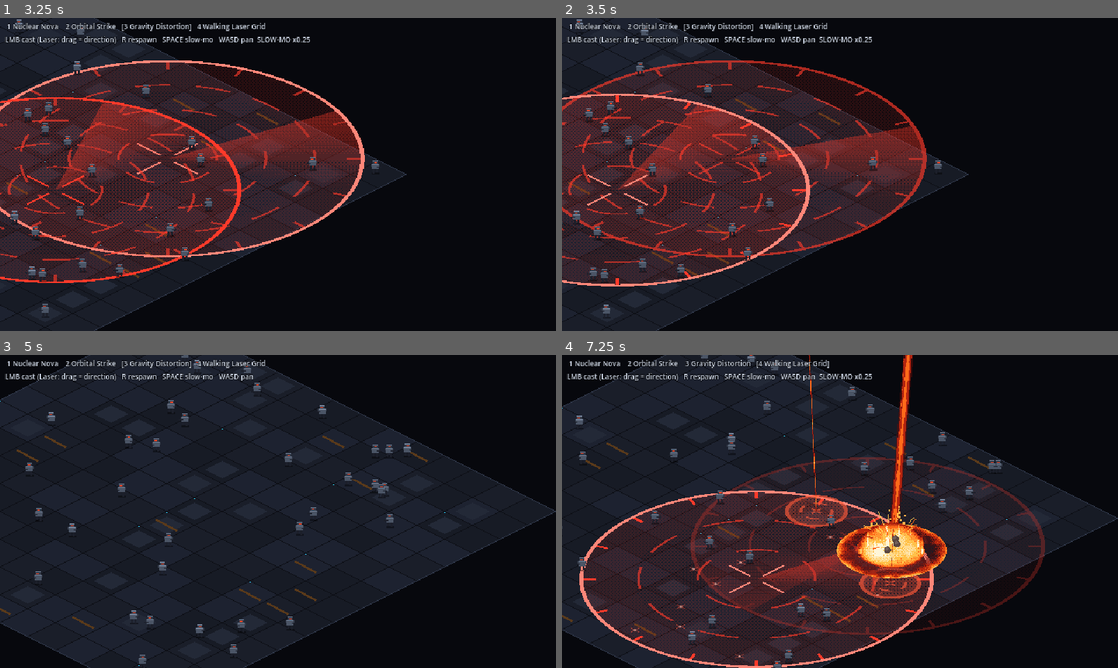
Above: before the commit, frames 1-4 (two rows, left to right).
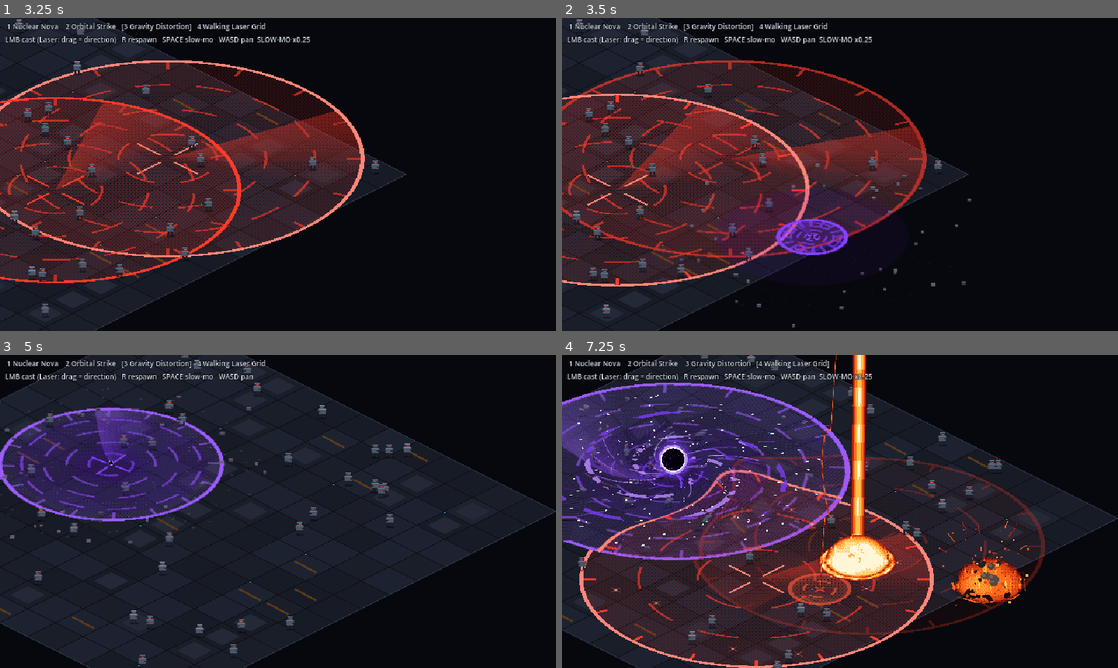
Above: after the commit, the same moments.

Repository: audoraemon/vfxProve
Game: Godot game, scene res://scenes/sandbox.tscn
Same seed, same stepped clock (60 frames per second), same inputs: the game is played once before the commit and once after it.
Inputs (mouse positions are in pixels of both pictures, inside the frame that each line leads up to):
- Up to frame 1 (3.25 s): tap Enter at 0.5 s; move the mouse to (400, 158) at 0.52 s; hold D 0.53-1.25 s; tap 1 at 0.6 s; click (400, 158) at 0.67 s; tap Space at 0.77 s; drag from (166, 190) to (250, 237) at 1.27 s; move the mouse to (333, 105) at 2.02 s; hold D 2.03-2.75 s; tap 3 at 2.1 s; drag from (250, 237) to (111, 127) at 2.77 s
- Up to frame 2 (3.5 s): no input
- Up to frame 3 (5 s): move the mouse to (444, 558) at 3.52 s; hold A 3.53-4.25 s; tap R at 3.6 s; tap Space at 3.77 s; drag from (111, 464) to (194, 433) at 4.27 s
- Up to frame 4 (7.25 s): move the mouse to (867, 511) at 5.02 s; hold S 5.03-5.75 s; tap 2 at 5.1 s; click (867, 511) at 5.17 s; drag from (756, 433) to (728, 527) at 5.77 s; move the mouse to (962, 495) at 6.52 s; hold W from 6.53 s (still down); tap 4 at 6.6 s; tap Space at 6.77 s

Frame 1 is identical in both runs. In frame 2, 8.7% of the frame differs, in the area x 13-74%, y 42-99%; in frame 3, 11%; in frame 4, 29%, in the area x 0-84%, y 0-97%.

Commit message:
feat: gravity distortion effect
Screen-texture singularity shader with swirl/pinch lensing, accretion arms
and hovering core; enemy pull, rubble vortex, implosion and warped scar.

Co-Authored-By: Claude Opus 5 <noreply@anthropic.com>

Diff:
--- /dev/null
+++ b/shaders/singularity.gdshader
@@ -0,0 +1,70 @@
+// Gravity singularity: swirls and pinches whatever is already on screen inside an iso ellipse,
+// tints it violet, adds flattened accretion arms and a hovering black core with a bright rim.
+// Quad: 2A x 2B screen px centered on the ground point.
+shader_type canvas_item;
+#include "res://shaders/common.gdshaderinc"
+
+uniform sampler2D screen_tex : hint_screen_texture, filter_nearest;
+uniform vec2 size_px = vec2(400.0, 200.0);
+uniform float strength = 0.0;
+uniform float pinch = 0.0;
+uniform float core_px = 0.0;
+uniform float arm_alpha = 0.0;
+uniform float tint = 0.6;
+uniform float rim_boost = 0.0;
+uniform float alpha = 1.0;
+
+vec2 rot(vec2 v, float a) {
+	float c = cos(a);
+	float s = sin(a);
+	return vec2(c * v.x - s * v.y, s * v.x + c * v.y);
+}
+
+void fragment() {
+	vec2 p = (UV - 0.5) * 2.0;
+	float r = length(p);
+	if (r > 1.0) discard;
+	float fall = (1.0 - r) * (1.0 - r);
+
+	// Screen-space lensing.
+	vec2 q = rot(p, strength * fall + sin(u_time * 3.0 + r * 8.0) * 0.03 * strength);
+	q *= 1.0 + pinch * (1.0 - r);
+	vec2 offset_px = (q - p) * size_px * 0.5;
+	vec3 col = texture(screen_tex, SCREEN_UV + offset_px * SCREEN_PIXEL_SIZE).rgb;
+	float t = tint * fall * alpha;
+	col = mix(col, col * vec3(0.55, 0.35, 0.9) + vec3(0.12, 0.02, 0.22), quant(t, 4.0));
+
+	// Accretion arms (flattened with the ellipse): thin, broken streaks.
+	float an = atan(p.y, p.x) / TAU;
+	float arm = fract(an * 3.0 - r * 3.5 + u_time * (0.6 + strength * 0.25));
+	float breakup = vnoise(vec2(an * 48.0 + r * 6.0, r * 22.0 - u_time * 5.0));
+	float band = step(0.88, arm) * step(0.5, breakup) * step(0.1, r) * step(r, 0.8);
+	float arm_v = band * (1.0 - r / 0.8) * arm_alpha * 1.4;
+	float aq = quant(arm_v, 3.0);
+	if (aq > 0.0) {
+		col = mix(col, aq > 0.6 ? c3.rgb : (aq > 0.3 ? c2.rgb : c1.rgb), 0.8);
+	}
+	// Sparse orbiting sparks.
+	float spark = step(0.993, hash21(floor(vec2(an * 360.0 + u_time * 8.0 * (1.2 - r), r * 70.0))));
+	col = mix(col, c4.rgb, spark * arm_alpha * step(0.15, r) * step(r, 0.9));
+
+	// Hovering core sphere (round in screen space), raised above the ground point.
+	vec2 pc = (UV - 0.5) * size_px;
+	float cr = max(core_px, 0.001);
+	float d = length(pc - vec2(0.0, -cr * 1.1)) / cr;
+	float out_a = alpha;
+	if (core_px > 0.5) {
+		float wob = (vnoise(vec2(atan(pc.y + cr * 1.1, pc.x) * 3.0, u_time * 6.0)) - 0.5) * 0.25;
+		if (d < 1.0) {
+			col = vec3(0.02, 0.0, 0.05);
+			// Faint inner speck.
+			col += c2.rgb * step(0.97, hash21(floor(pc) + floor(u_time * 8.0))) * 0.6;
+		} else if (d < 1.28 + wob + rim_boost * 0.3) {
+			col = mix(c3.rgb, c4.rgb, step(d, 1.12));
+		} else if (d < 1.9 + rim_boost * 0.5) {
+			float g = quant_d((1.9 + rim_boost * 0.5 - d) / 0.7, 2.0, FRAGCOORD.xy);
+			col = mix(col, c2.rgb, g * 0.7);
+		}
+	}
+	COLOR = vec4(col, out_a);
+}
--- a/src/fx/fx_parts.gd
+++ b/src/fx/fx_parts.gd
@@ -8,6 +8,7 @@
 const SH_BEAM := preload("res://shaders/beam_glow.gdshader")
 const SH_DECAL := preload("res://shaders/scorch_decal.gdshader")
 const SH_FOG := preload("res://shaders/fog.gdshader")
+const SH_SING := preload("res://shaders/singularity.gdshader")
 
 ## Vertical screen pixels per ground unit along a ground radius (minor ellipse axis).
 const PX_PER_UNIT_MINOR := 16.0 * sqrt(2.0)
@@ -129,6 +130,16 @@
 	return q
 
 
+## Screen-distorting singularity over a ground point, covering a ground radius.
+static func singularity(fx: FxTimeline, center: Vector2, radius: float, ramp: Array = VOID) -> QuadFx:
+	var size := Iso.radius_to_screen(radius) * 2.0
+	var q := quad(fx, SH_SING, size, fx.ctx.distort)
+	q.position = Iso.ground_to_screen(center)
+	q.set_param("size_px", size)
+	set_ramp(q, ramp)
+	return q
+
+
 static func particles(fx: FxTimeline, parent: Node, screen_pos: Vector2, shape: PixelParticles.Shape, ramp: Array) -> PixelParticles:
 	var p := PixelParticles.new()
 	p.rng.seed = fx.ctx.rng.randi()
--- /dev/null
+++ b/src/fx/gravity_distortion.gd
@@ -0,0 +1,221 @@
+extends FxTimeline
+## Gravity Distortion: field forms -> pull -> compression -> implosion -> warped scar.
+
+const RADIUS := 4.5
+const T_PULL := 0.8
+const T_COMPRESS := 3.5
+const T_IMPLODE := 4.1
+const KILL_R := 1.5
+const RUBBLE_COUNT := 36
+
+
+## Rock chunks orbiting and spiraling in, then blasted out. Simulated around the cast origin.
+class Rubble:
+	extends Node2D
+
+	const COL := [Color("4a4758"), Color("5d5a6e"), Color("3a3846")]
+	const COL_TOP := Color("76708a")
+	const COL_RIM := Color("b98cff")
+
+	var origin := Vector2.ZERO
+	var radius := 4.5
+	## 0..1 pull intensity; 0 = dormant.
+	var pull := 0.0
+	var exploded := false
+	var rng: RandomNumberGenerator
+	var chunks: Array[Dictionary] = []
+
+	func setup(count: int) -> void:
+		for i in count:
+			chunks.append(_new_chunk(rng.randf_range(radius * 0.5, radius)))
+
+	func _new_chunk(r: float) -> Dictionary:
+		return {
+			"a": rng.randf() * TAU, "r": r, "alt": rng.randf_range(0.0, 4.0), "vel": Vector2.ZERO,
+			"valt": 0.0, "w": rng.randi_range(3, 5), "h": rng.randi_range(3, 4), "c": rng.randi() % 3,
+			"life": 1.0,
+		}
+
+	func explode() -> void:
+		exploded = true
+		for c in chunks:
+			var dir := Vector2.RIGHT.rotated(c.a)
+			c.vel = Vector2(dir.x, dir.y * 0.5) * rng.randf_range(120.0, 320.0)
+			c.valt = rng.randf_range(60.0, 220.0)
+			c.pos = (Iso.ground_to_screen(origin + dir * c.r) - Iso.ground_to_screen(origin))
+			c.life = rng.randf_range(0.8, 1.5)
+
+	func _process(delta: float) -> void:
+		for c in chunks:
+			if exploded:
+				c.pos += c.vel * delta
+				c.vel *= maxf(1.0 - 1.2 * delta, 0.0)
+				c.valt -= 420.0 * delta
+				c.alt = maxf(c.alt + c.valt * delta, 0.0)
+				c.life -= delta
+			elif pull > 0.0:
+				var k: float = 1.0 - c.r / radius
+				c.a += (0.6 + 3.0 * k * k) * pull * delta
+				c.r -= (0.3 + 2.2 * k) * pull * delta
+				c.alt = move_toward(c.alt, 6.0 + 26.0 * k * pull, 30.0 * delta)
+				if c.r < 0.3:
+					var fresh := _new_chunk(radius * rng.randf_range(0.85, 1.0))
+					c.merge(fresh, true)
+		queue_redraw()
+
+	func _draw() -> void:
+		for c in chunks:
+			var at: Vector2
+			if exploded:
+				if c.life <= 0.0:
+					continue
+				at = c.pos
+			else:
+				at = Iso.ground_to_screen(origin + Vector2.RIGHT.rotated(c.a) * c.r) - Iso.ground_to_screen(origin)
+			at = (at + Vector2(0, -c.alt)).round()
+			var w: int = c.w
+			var h: int = c.h
+			draw_rect(Rect2(at.x - 1, at.y + c.alt, w, 1), Color(0, 0, 0, 0.35))
+			draw_rect(Rect2(at, Vector2(w, h)), COL[c.c])
+			draw_rect(Rect2(at, Vector2(w, 1)), COL_TOP)
+			if not exploded and pull > 0.5:
+				draw_rect(Rect2(at + Vector2(w, 1), Vector2.ONE), COL_RIM)
+
+
+var _center_px := Vector2.ZERO
+var _rings: QuadFx
+var _sing: QuadFx
+var _streaks: PixelParticles
+var _rubble: Rubble
+var _imploded := false
+var _voices: Array[Node] = []
+
+
+func _build() -> void:
+	duration = 6.6
+	_center_px = Iso.ground_to_screen(origin)
+
+	_rings = FxParts.rings(self, origin, RADIUS, Color("9a5cff"), 5, 22.0)
+	_rings.set_param("fill", 0.16)
+	_rings.set_param("pulse", 0.5)
+	_rings.tween_param("reveal", 0.0, 1.0, 0.8, 0.0, Tween.TRANS_CUBIC, Tween.EASE_OUT)
+
+	_sing = FxParts.singularity(self, origin, RADIUS)
+
+	_rubble = Rubble.new()
+	_rubble.rng = ctx.rng
+	_rubble.origin = origin
+	_rubble.radius = RADIUS
+	_rubble.position = _center_px
+	_rubble.setup(RUBBLE_COUNT)
+	track(_rubble, ctx.overhead)
+
+	_voices.append(ctx.play(&"grav_field", origin))
+	_voices.append(ctx.play(&"grav_drone", origin, -3.0))
+	at(T_PULL, _start_pull)
+	at(T_COMPRESS, func(): _voices.append(ctx.play(&"grav_compress", origin)))
+	at(T_IMPLODE, _implode)
+
+
+func _start_pull() -> void:
+	_voices.append(ctx.play(&"grav_suction", origin))
+	_streaks = FxParts.emitter(self, ctx.overhead, _center_px, PixelParticles.Shape.STREAK,
+		[Color("3b1470"), Color("7a3cf0"), Color("b98cff"), Color("f4ecff")], 70.0, T_IMPLODE - T_PULL, {
+			"radius": FxParts.particle_radius(RADIUS), "dir": PixelParticles.Dir.INWARD, "speed": Vector2(150, 260),
+			"life": Vector2(0.5, 0.9), "size": Vector2(2, 4),
+		})
+	_streaks.streak_len = 0.05
+
+
+## Piecewise-linear lookup over (time, value) keys.
+func _curve(keys: Array) -> float:
+	if t <= keys[0][0]:
+		return keys[0][1]
+	for i in range(1, keys.size()):
+		if t <= keys[i][0]:
+			var k: float = (t - keys[i - 1][0]) / (keys[i][0] - keys[i - 1][0])
+			return lerpf(keys[i - 1][1], keys[i][1], k)
+	return keys[-1][1]
+
+
+func _fx_process(delta: float) -> void:
+	if _imploded:
+		return
+	var strength := _curve([[0.0, 0.0], [T_PULL, 0.6], [T_COMPRESS, 2.4], [T_IMPLODE, 3.6]])
+	var pinch := _curve([[0.0, 0.0], [T_PULL, 0.12], [T_COMPRESS, 0.35], [T_IMPLODE, 0.65]])
+	var core := _curve([[0.0, 0.0], [T_PULL, 7.0], [T_COMPRESS, 19.0], [T_IMPLODE, 5.0]])
+	var arms := _curve([[0.0, 0.0], [T_PULL, 0.35], [T_PULL + 1.0, 1.0], [T_IMPLODE, 1.0]])
+	var compress := clampf((t - T_COMPRESS) / (T_IMPLODE - T_COMPRESS), 0.0, 1.0)
+	if compress > 0.0:
+		# Unstable flicker as the core collapses.
+		core *= 1.0 + 0.35 * sin(t * 70.0) * compress
+		_rings.set_param("reveal", lerpf(1.0, 0.3, compress * compress))
+		ctx.shake.add_trauma(0.9 * delta)
+	_sing.set_param("strength", strength)
+	_sing.set_param("pinch", pinch)
+	_sing.set_param("core_px", core)
+	_sing.set_param("arm_alpha", arms)
+	_sing.set_param("rim_boost", compress)
+
+	_rubble.pull = clampf((t - 0.3) / T_PULL, 0.0, 1.0) * (1.0 + compress)
+	if t >= T_PULL:
+		var pull_strength := _curve([[T_PULL, 0.8], [T_COMPRESS, 3.2], [T_IMPLODE, 4.2]])
+		ctx.field.pull(origin, RADIUS, pull_strength, 1.0, delta)
+
+
+func _implode() -> void:
+	_imploded = true
+	for v in _voices:
+		ctx.fade_out(v, 0.03)
+	at(T_IMPLODE + 0.08, func(): ctx.play(&"grav_implode", origin))
+	at(T_IMPLODE + 0.2, func(): ctx.play(&"grav_shimmer", origin, -4.0))
+
+	ctx.flash.call(Color(0.06, 0.0, 0.12, 0.85), 0.07)
+	at(T_IMPLODE + 0.07, func(): ctx.flash.call(Color(0.85, 0.72, 1.0, 0.9), 0.4))
+	ctx.shake.add_trauma(0.95)
+
+	_sing.queue_free()
+	_rings.tween_param("alpha", 1.0, 0.0, 0.15)
+
+	for e in ctx.field.in_radius(origin, KILL_R):
+		ctx.field.kill(e, &"gravity")
+	ctx.field.release_all()
+	ctx.field.knock_from(origin, 0.0, RADIUS + 1.0, 7.0)
+
+	var wave := FxParts.shockwave(self, origin, RADIUS, FxParts.VOID)
+	wave.set_param("thickness", 0.1)
+	wave.tween_param("progress", 0.02, 1.0, 0.6, 0.0, Tween.TRANS_EXPO, Tween.EASE_OUT)
+	wave.tween_param("fade", 1.0, 0.0, 0.35, 0.3)
+	wave.life = 0.7
+
+	var burst := FxParts.dome(self, _center_px, FxParts.PX_PER_UNIT_MAJOR * 1.5, FxParts.VOID)
+	burst.tween_param("grow", 0.1, 1.0, 0.14, 0.0, Tween.TRANS_EXPO, Tween.EASE_OUT)
+	burst.tween_param("heat", 1.3, 0.6, 0.4)
+	burst.tween_param("dissolve", 0.0, 1.0, 0.3, 0.12, Tween.TRANS_QUAD, Tween.EASE_IN)
+	burst.life = 0.45
+
+	var radial := FxParts.particles(self, ctx.overhead, _center_px, PixelParticles.Shape.STREAK, FxParts.VOID_LIFE)
+	radial.drag = 1.8
+	radial.streak_len = 0.05
+	radial.burst(150, {
+		"radius": 6.0, "dir": PixelParticles.Dir.ANGLE, "speed": Vector2(160, 460), "alt": Vector2(4, 16),
+		"life": Vector2(0.3, 0.8), "size": Vector2(2, 4),
+	})
+	_rubble.explode()
+
+	var scar := FxParts.decal(self, origin, 3.0, Color("7a3cf0"), Color("e6d4ff"), Color(0.05, 0.02, 0.09, 0.85), 1.0)
+	scar.tween_param("heat", 1.0, 0.25, 2.2)
+	scar.tween_param("fade", 1.0, 0.0, 0.9, duration - T_IMPLODE - 1.0)
+
+	var ripple := FxParts.rings(self, origin, 3.2, Color("b98cff"), 3, 14.0)
+	ripple.set_param("scan", 0.0)
+	ripple.set_param("fill", 0.0)
+	ripple.set_param("crosshair", 0.0)
+	ripple.set_param("alpha", 0.0)
+	ripple.tween_param("alpha", 0.0, 0.5, 0.4, 0.3)
+	ripple.tween_param("alpha", 0.5, 0.0, 1.2, duration - T_IMPLODE - 1.3)
+
+	FxParts.emitter(self, ctx.overhead, _center_px, PixelParticles.Shape.SQUARE, FxParts.VOID_LIFE, 32.0, 2.2, {
+		"radius": FxParts.particle_radius(3.0), "alt": Vector2(0, 10), "alt_speed": Vector2(8, 26),
+		"speed": Vector2(0, 8), "life": Vector2(0.7, 1.5), "size": Vector2(1, 2),
+	})
Not shown, added: shaders/singularity.gdshader.uid
Not shown, added: src/fx/gravity_distortion.gd.uid
